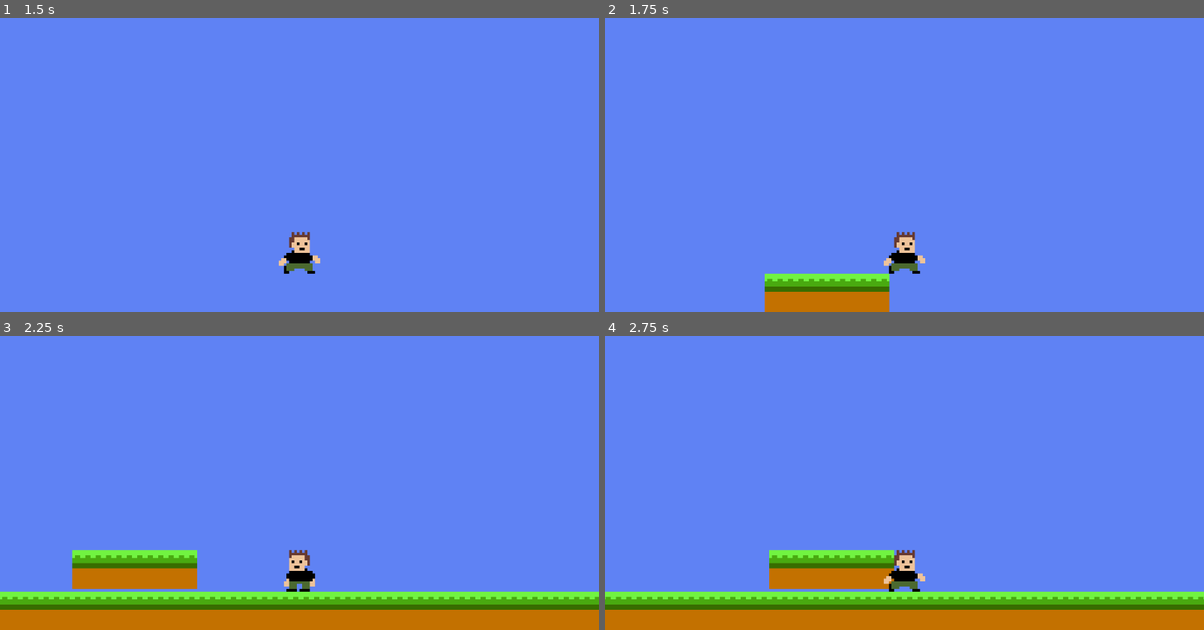
Above: before the commit, frames 1-4 (two rows, left to right).
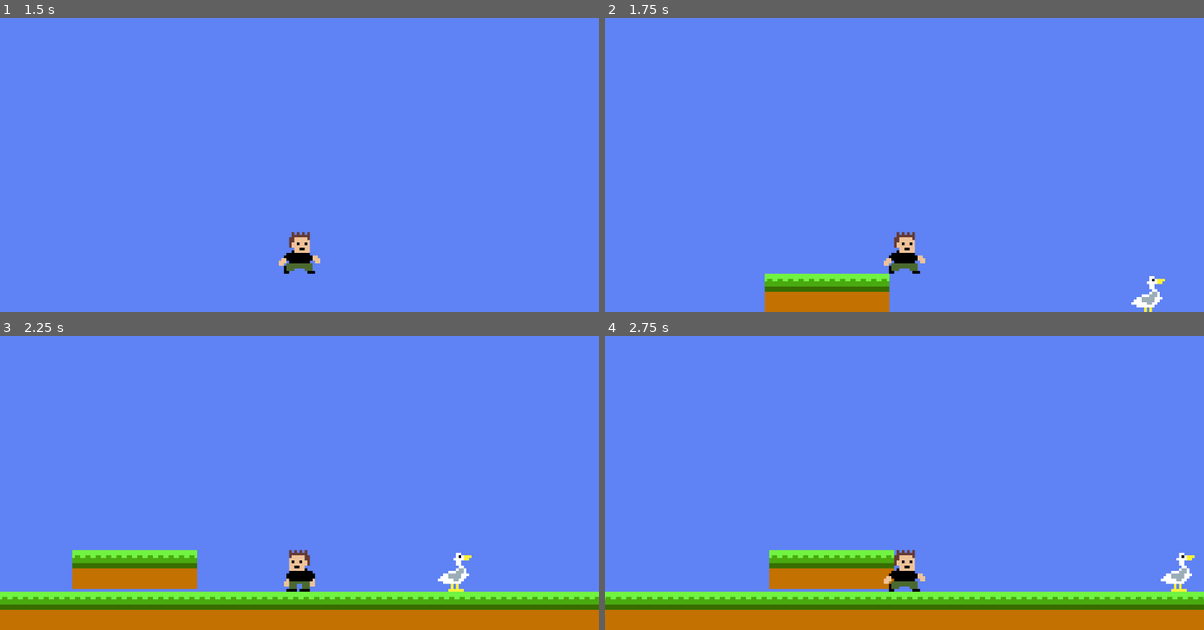
Above: after the commit, the same moments.

Repository: BrendanGasparin/gd-2d-platformer
Game: Godot game, scene res://Scenes/Levels/W1L1.tscn
Same seed, same stepped clock (60 frames per second), same inputs: the game is played once before the commit and once after it.
Inputs:
- Up to frame 1 (1.5 s): tap Enter at 0.5 s; hold Right (move_right) from 0.53 s (still down); tap Up (jump) at 0.77 s; tap Space at 1.25 s
- Up to frame 2 (1.75 s): keep holding Right (move_right); tap Up (jump) at 1.52 s
- Up to frame 3 (2.25 s): release Right (move_right) at 2.03 s; hold Left (move_left) from 2.03 s (still down)
- Up to frame 4 (2.75 s): keep holding Left (move_left)

Frame 1 is identical in both runs. In frame 2, 0.3% of the frame differs, in the area x 87-94%, y 87-100%; in frame 3, 0.3%; in frame 4, 0.3%, in the area x 92-99%, y 73-88%.

Commit message:
Implement patrolling NPC script and test it on birb Area2D

Diff:
--- a/Scenes/Levels/W1L1.tscn
+++ b/Scenes/Levels/W1L1.tscn
@@ -2,6 +2,11 @@
 
 [ext_resource type="TileSet" uid="uid://cccbpoelww8px" path="res://Sprites/Tiles/Tileset001.tres" id="1_js2xp"]
 [ext_resource type="PackedScene" uid="uid://c2gvlanlkx1h7" path="res://Scenes/player.tscn" id="2_gmco2"]
+[ext_resource type="Script" uid="uid://dro8ykif6plfm" path="res://Scripts/enemy_patroller.gd" id="3_1i56a"]
+[ext_resource type="Texture2D" uid="uid://p210dbndiutx" path="res://Sprites/Characters/goose001.png" id="3_l2iua"]
+
+[sub_resource type="CircleShape2D" id="CircleShape2D_1i56a"]
+radius = 7.0
 
 [node name="Node2D" type="Node2D" unique_id=228350560]
 
@@ -10,3 +15,18 @@
 tile_set = ExtResource("1_js2xp")
 
 [node name="Player" parent="." unique_id=2135785123 instance=ExtResource("2_gmco2")]
+
+[node name="Birb" type="Area2D" parent="." unique_id=133143557]
+position = Vector2(231, 0)
+script = ExtResource("3_1i56a")
+move_direction = Vector2(-40, 0)
+
+[node name="Sprite" type="Sprite2D" parent="Birb" unique_id=278149420]
+texture = ExtResource("3_l2iua")
+offset = Vector2(0, -8)
+
+[node name="CollisionShape2D" type="CollisionShape2D" parent="Birb" unique_id=47801863]
+position = Vector2(0, -8)
+shape = SubResource("CircleShape2D_1i56a")
+
+[node name="AnimationPlayer" type="AnimationPlayer" parent="Birb" unique_id=678475439]
--- /dev/null
+++ b/Scripts/enemy_patroller.gd
@@ -0,0 +1,16 @@
+extends Area2D
+
+@export var move_direction : Vector2
+@export var move_speed : float = 20
+
+@onready var start_pos : Vector2 = global_position
+@onready var target_pos : Vector2 = global_position + move_direction
+
+func _physics_process(delta):
+	global_position = global_position.move_toward(target_pos, move_speed * delta)
+
+	if global_position == target_pos:
+		if target_pos == start_pos:
+			target_pos = start_pos + move_direction
+		else:
+			target_pos = start_pos
Not shown, added: Scripts/enemy_patroller.gd.uid
Binary file added: Sprites/Characters/goose001.png
Not shown, added: Sprites/Characters/goose001.png.import
Binary file added: Sprites/Characters/goose002.png
Not shown, added: Sprites/Characters/goose002.png.import
